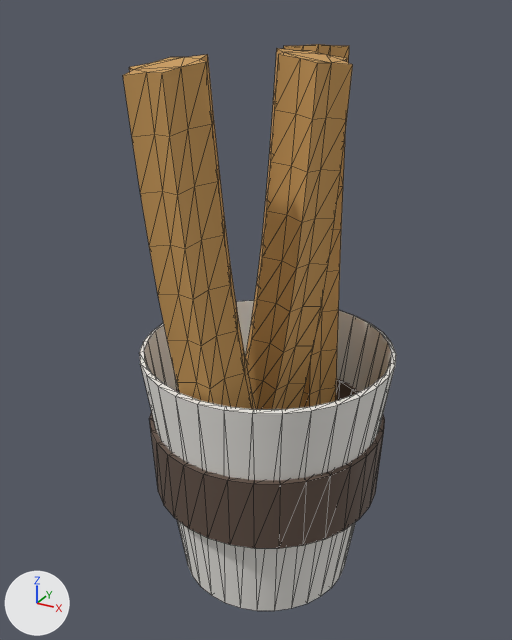
One commit to the glTF model www/models/food_churros.glb: the scene before it, then after it.
Rendered twice from a 50 mm lens placed at (0.0988, -0.1874, 0.1878), pointed at (-0.0041, -0.0003, 0.0942). The lights are fixed; the arrows at lower left show +X, +Y and +Z. The first picture is the older version. Mesh edges are drawn as thin lines. Vertices at exactly the same position are counted once.

Objects in the first picture: 'Band_LOD0', 'Churro_LOD0', 'Churro_LOD0.001', 'Churro_LOD0.002', 'Cup_LOD0'.
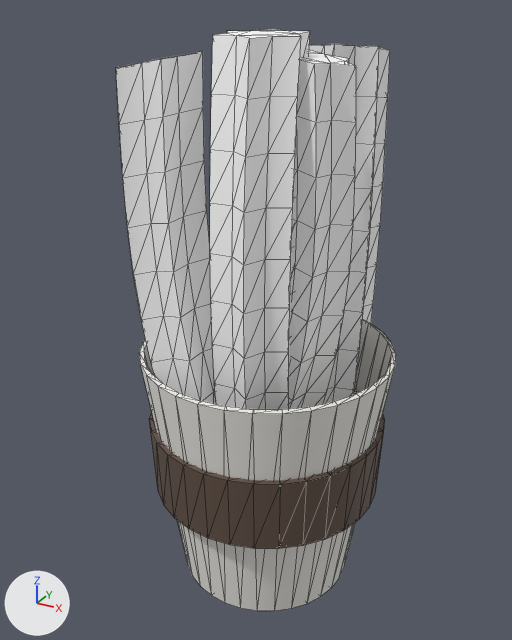
Pixel boxes [x1, y1, x2, y2] of what changed, in the pictures (512 x 640 px; the box of a moved part takes in the faces that stretch with it):
'Churro_LOD0.002', recoloured, reshaped: before [123, 54, 256, 409]; after [116, 51, 216, 404]
'Churro_LOD0.003', added: after [210, 29, 310, 409]
'Churro_LOD0', recoloured, reshaped: before [245, 48, 353, 409]; after [289, 50, 356, 409]
'Churro_LOD0.001', recoloured, reshaped: before [283, 44, 349, 408]; after [309, 44, 390, 404]
part 1 of me_churro_lod0, moved or reshaped: before [245, 48, 353, 409]; after [289, 50, 356, 409]
part 3 of me_churro_lod0_001, moved or reshaped: before [283, 44, 349, 408]; after [309, 44, 390, 404]
part 5 of me_churro_lod0_002, moved or reshaped: before [123, 54, 256, 409]; after [116, 51, 216, 404]

Edits to the bpy script that builds the scene:
```text
Change mat_sugar:
    where n0 = _N.new('ShaderNodeBsdfPrincipled'); n0.name = 'Principled BSDF'
    remove n0.inputs[0].default_value = (0.6, 0.33, 0.1, 1.0)  # 'Base Color', orange #cb9b59
    add n2 = _N.new('ShaderNodeVertexColor'); n2.name = 'Color Attribute'
    add _L.new(n2.outputs[0], n0.inputs[0])  # 'Color' to 'Base Color'
Change me_churro_lod0:
    used by ob_churro_lod0; location = (0.0, 0.0, 0.0)
    remove me_churro_lod0.from_pydata(...)  # 156 vertices, 308 faces; spans x -0.024..0.025, y -0.01..0.01, z 0.006..0.178
    add me_churro_lod0.from_pydata(...)  # 156 vertices, 308 faces; spans x -0.027..0.028, y -0.012..0.012, z 0.006..0.178
    me_churro_lod0 part 1: 154 of 156 vertices moved; they spanned x -0.024..0.025, y -0.01..0.01, z 0.006..0.178 and now span x -0.027..0.028, y -0.012..0.012, z 0.006..0.178; mean shift (0.003, 0.0, -0.001); largest move (0.017, 0.0, 0.089) -> (0.024, 0.0, 0.088)
    me_churro_lod0 part 2: vertex colours changed
Change me_churro_lod0_001:
    used by ob_churro_lod0_001; location = (0.0, 0.0, 0.0)
    remove me_churro_lod0_001.from_pydata(...)  # 156 vertices, 308 faces; spans x -0.011..0.022, y 0.001..0.039, z 0.007..0.178
    add me_churro_lod0_001.from_pydata(...)  # 156 vertices, 308 faces; spans x -0.002..0.024, y -0.001..0.049, z 0.006..0.178
    me_churro_lod0_001 part 3: 155 of 156 vertices moved; they spanned x -0.011..0.022, y 0.001..0.039, z 0.007..0.178 and now span x -0.002..0.024, y -0.001..0.049, z 0.006..0.178; mean shift (0.006, 0.007, -0.001); largest move (-0.003, 0.036, 0.104) -> (0.009, 0.049, 0.103)
    me_churro_lod0_001 part 4: vertex colours changed
Change me_churro_lod0_002:
    used by ob_churro_lod0_002; location = (0.0, 0.0, 0.0)
    remove me_churro_lod0_002.from_pydata(...)  # 156 vertices, 308 faces; spans x -0.019..0.018, y -0.048..-0.003, z 0.006..0.177
    add me_churro_lod0_002.from_pydata(...)  # 156 vertices, 308 faces; spans x -0.037..0.021, y -0.032..-0.001, z 0.005..0.177
    me_churro_lod0_002 part 5: 156 of 156 vertices moved; they spanned x -0.019..0.018, y -0.048..-0.003, z 0.006..0.177 and now span x -0.037..0.021, y -0.032..-0.001, z 0.005..0.177; mean shift (-0.013, 0.01, -0.001)
    me_churro_lod0_002 part 6: vertex colours changed
Add me_churro_lod0_003:
    me_churro_lod0_003.from_pydata(...)  # 156 vertices, 308 faces; spans x -0.013..0.017, y -0.029..0.013, z 0.011..0.182
    me_churro_lod0_003.materials.append(mat_sugar)
Add ob_churro_lod0_003:
    ob_churro_lod0_003 = bpy.data.objects.new('Churro_LOD0.003', me_churro_lod0_003)
    ob_churro_lod0_003.location = (0.0, 0.0, 0.0)
```
